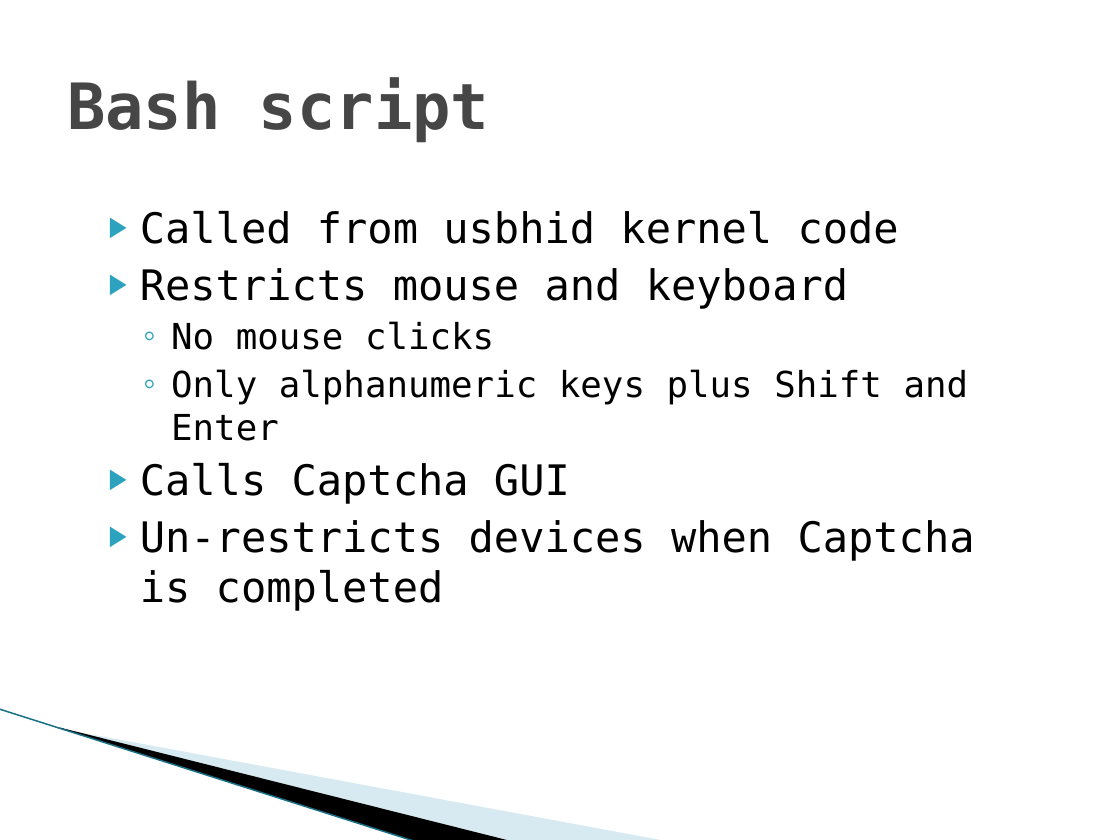
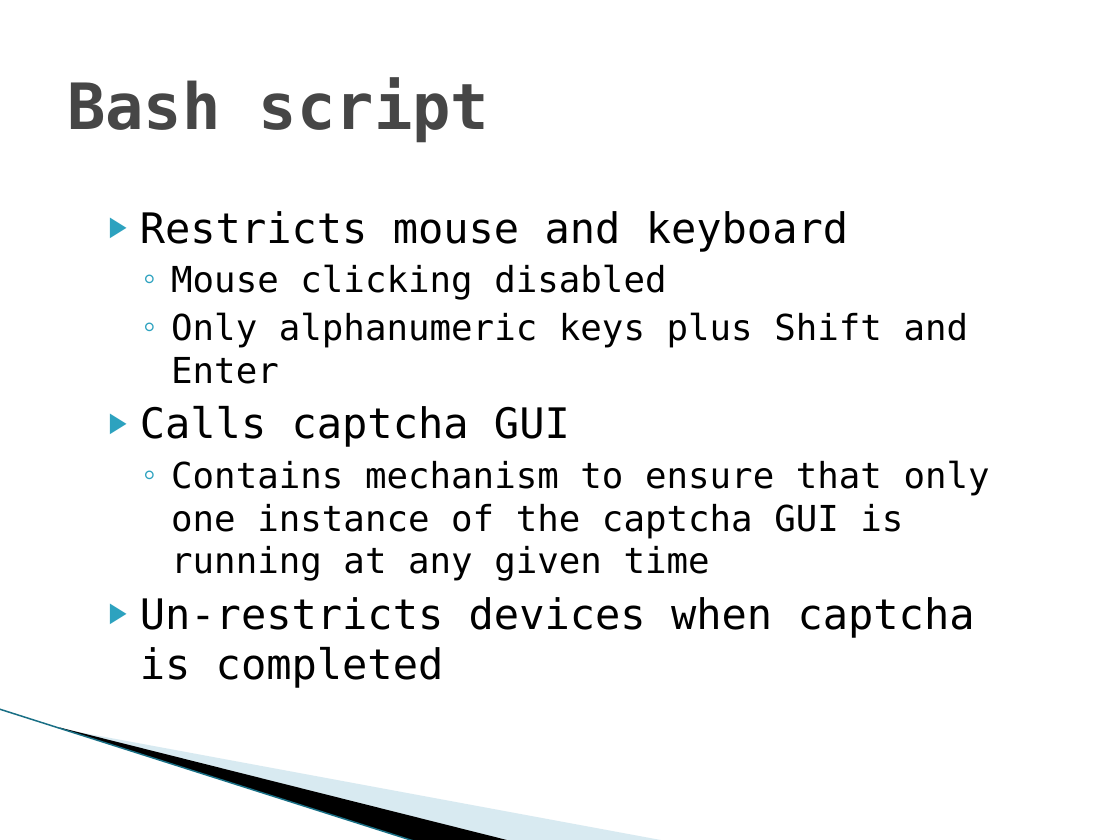
Before and after one commit to vfasburg/cse_825, a slide deck: slide 15 of Project/Final_Project_Presentation_Fasburg_Reiff_Thomas.pptx. Drawn at 1120x840 pixels with LibreOffice and Linux fonts; fonts in the diff are those of the drawing; background and template pictures are left out. Boxes give left, top, right and bottom in pixels: in the first picture for what was removed or moved away, otherwise in the second. Text is boxed around its words. In the diff, an @@ line names an element or a change of style, - is before the commit and + after.

```diff
--- a/Project/Final_Project_Presentation_Fasburg_Reiff_Thomas.pptx
+++ b/Project/Final_Project_Presentation_Fasburg_Reiff_Thomas.pptx
@@ text at (140, 211, 899, 244): paragraph removed @@
-▶ Called from usbhid kernel code
@@ text at (171, 264, 666, 300): text changed @@
-  ◦ No mouse clicks
+  ◦ Mouse clicking disabled
@@ text at (140, 406, 990, 638): text changed; size 27 to 23 pt @@
-▶ Calls Captcha GUI
-▶ Un-restricts devices when Captcha is completed
+▶ Calls captcha GUI
+  ◦ Contains mechanism to ensure that only one instance of the captcha GUI is running at any given time
+▶ Un-restricts devices when captcha is completed
```
Also in this commit, not shown: 8 other slides changed.
